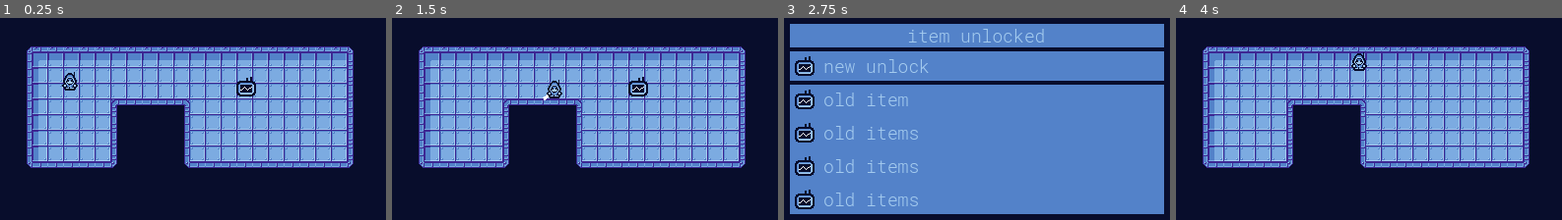
Above: before the commit, frames 1-4 (left to right).
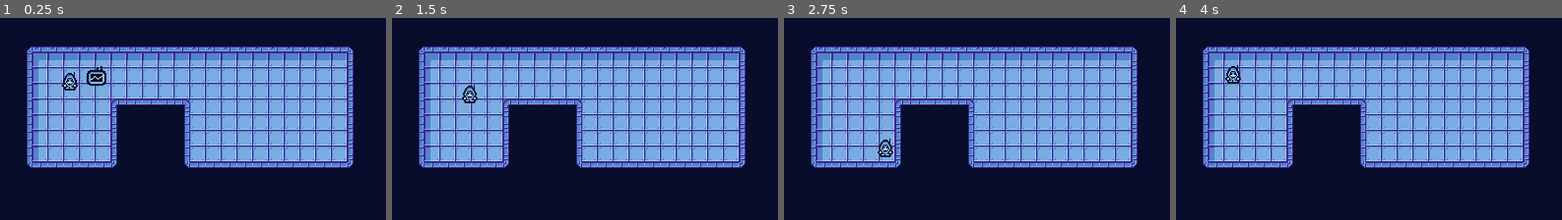
Above: after the commit, the same moments.

Repository: tygutowski/devlup-justpickone
Game: Godot game, scene res://Scenes/Game.tscn
Same seed, same stepped clock (60 frames per second), same inputs: the game is played once before the commit and once after it.
Inputs (mouse positions are in pixels of both pictures, inside the frame that each line leads up to):
- Up to frame 1 (0.25 s): no input
- Up to frame 2 (1.5 s): tap Enter at 0.5 s; move the mouse to (685, 125) at 0.52 s; press the mouse at (685, 125) at 0.53 s; hold D (right) 0.53-1.28 s; move the mouse to (488, 151) at 1.27 s; release the mouse at (488, 151) at 1.28 s; hold S (down) from 1.28 s (still down); click (488, 151) at 1.35 s
- Up to frame 3 (2.75 s): move the mouse to (1019, 78) at 2.02 s; release S (down) at 2.03 s; press the mouse at (1019, 78) at 2.03 s; hold D (right) from 2.03 s (still down)
- Up to frame 4 (4 s): move the mouse to (1341, 189) at 2.77 s; release D (right) at 2.78 s; release the mouse at (1341, 189) at 2.78 s; hold W (up) 2.78-3.53 s; click (1341, 189) at 2.85 s; move the mouse to (1507, 177) at 3.52 s; press the mouse at (1507, 177) at 3.53 s; hold A (left) from 3.53 s (still down)

The runs differ from the first frame. In frame 1, 0.7% of the frame differs, in the area x 22-67%, y 23-39%; in frame 2, 0.9%; in frame 3, 80%, in the area x 1-99%, y 2-98%; in frame 4, 0.5%.

Commit message:
Upgrade menu working

Diff:
--- a/Scenes/Game.tscn
+++ b/Scenes/Game.tscn
@@ -116,4 +116,4 @@
 position = Vector2(118, 78)
 
 [node name="Pickup" parent="." instance=ExtResource("3_vwyqw")]
-position = Vector2(297, 85)
+position = Vector2(145, 74)
--- a/Scenes/UpgradeScreen.tscn
+++ b/Scenes/UpgradeScreen.tscn
@@ -1,7 +1,6 @@
-[gd_scene load_steps=6 format=3 uid="uid://dd4hvtvnsxvl0"]
+[gd_scene load_steps=7 format=3 uid="uid://dd4hvtvnsxvl0"]
 
 [ext_resource type="Script" path="res://Scripts/UpgradeScreen.gd" id="1_jj3vp"]
-[ext_resource type="Texture2D" uid="uid://c82fdaispcl06" path="res://Sprites/upgrade.png" id="1_um126"]
 [ext_resource type="FontFile" uid="uid://cskt8i7smjrse" path="res://Resources/RobotoMono-Light.ttf" id="2_r0jbo"]
 
 [sub_resource type="StyleBoxFlat" id="StyleBoxFlat_0abal"]
@@ -9,6 +8,14 @@
 
 [sub_resource type="StyleBoxFlat" id="StyleBoxFlat_48kwd"]
 bg_color = Color(0.32549, 0.509804, 0.788235, 1)
+
+[sub_resource type="Texture2D" id="Texture2D_3khui"]
+resource_local_to_scene = false
+resource_name = ""
+
+[sub_resource type="Texture2D" id="Texture2D_qoqxu"]
+resource_local_to_scene = false
+resource_name = ""
 
 [node name="CanvasLayer" type="CanvasLayer"]
 script = ExtResource("1_jj3vp")
@@ -50,76 +57,35 @@
 
 [node name="Label" type="Label" parent="PanelContainer/MarginContainer/VBoxContainer/PanelContainer3/HBoxContainer"]
 layout_mode = 2
-offset_left = 119.0
-offset_right = 260.0
+offset_left = 103.0
+offset_right = 276.0
 offset_bottom = 27.0
 theme_override_colors/font_color = Color(0.647059, 0.8, 0.937255, 1)
 theme_override_fonts/font = ExtResource("2_r0jbo")
 theme_override_font_sizes/font_size = 18
-text = "item unlocked"
+text = "Pick an upgrade!"
 
-[node name="PanelContainer2" type="PanelContainer" parent="PanelContainer/MarginContainer/VBoxContainer"]
+[node name="PanelContainer" type="PanelContainer" parent="PanelContainer/MarginContainer/VBoxContainer"]
 layout_mode = 2
 offset_top = 31.0
 offset_right = 380.0
-offset_bottom = 61.0
-theme_override_styles/panel = SubResource("StyleBoxFlat_48kwd")
-
-[node name="HBoxContainer2" type="HBoxContainer" parent="PanelContainer/MarginContainer/VBoxContainer/PanelContainer2"]
-layout_mode = 2
-offset_right = 380.0
-offset_bottom = 30.0
-
-[node name="MarginContainer" type="MarginContainer" parent="PanelContainer/MarginContainer/VBoxContainer/PanelContainer2/HBoxContainer2"]
-layout_mode = 2
-offset_right = 30.0
-offset_bottom = 30.0
-theme_override_constants/margin_left = 5
-theme_override_constants/margin_top = 5
-theme_override_constants/margin_right = 5
-theme_override_constants/margin_bottom = 5
-
-[node name="TextureRect" type="TextureRect" parent="PanelContainer/MarginContainer/VBoxContainer/PanelContainer2/HBoxContainer2/MarginContainer"]
-texture_filter = 1
-layout_mode = 2
-offset_left = 5.0
-offset_top = 5.0
-offset_right = 25.0
-offset_bottom = 25.0
-texture = ExtResource("1_um126")
-
-[node name="Label" type="Label" parent="PanelContainer/MarginContainer/VBoxContainer/PanelContainer2/HBoxContainer2"]
-layout_mode = 2
-offset_left = 34.0
-offset_top = 1.0
-offset_right = 142.0
-offset_bottom = 28.0
-theme_override_colors/font_color = Color(0.647059, 0.8, 0.937255, 1)
-theme_override_fonts/font = ExtResource("2_r0jbo")
-theme_override_font_sizes/font_size = 18
-text = "new unlock"
-
-[node name="PanelContainer" type="PanelContainer" parent="PanelContainer/MarginContainer/VBoxContainer"]
-layout_mode = 2
-offset_top = 65.0
-offset_right = 380.0
-offset_bottom = 197.0
+offset_bottom = 114.0
 theme_override_styles/panel = SubResource("StyleBoxFlat_48kwd")
 
 [node name="VBoxContainer" type="VBoxContainer" parent="PanelContainer/MarginContainer/VBoxContainer/PanelContainer"]
 layout_mode = 2
 offset_right = 380.0
-offset_bottom = 132.0
+offset_bottom = 83.0
 
 [node name="HBoxContainer3" type="HBoxContainer" parent="PanelContainer/MarginContainer/VBoxContainer/PanelContainer/VBoxContainer"]
 layout_mode = 2
 offset_right = 380.0
-offset_bottom = 30.0
+offset_bottom = 25.0
 
 [node name="MarginContainer" type="MarginContainer" parent="PanelContainer/MarginContainer/VBoxContainer/PanelContainer/VBoxContainer/HBoxContainer3"]
 layout_mode = 2
-offset_right = 30.0
-offset_bottom = 30.0
+offset_right = 10.0
+offset_bottom = 25.0
 theme_override_constants/margin_left = 5
 theme_override_constants/margin_top = 5
 theme_override_constants/margin_right = 5
@@ -130,31 +96,30 @@
 layout_mode = 2
 offset_left = 5.0
 offset_top = 5.0
-offset_right = 25.0
-offset_bottom = 25.0
-texture = ExtResource("1_um126")
+offset_right = 5.0
+offset_bottom = 20.0
+texture = SubResource("Texture2D_3khui")
 
 [node name="Label" type="Label" parent="PanelContainer/MarginContainer/VBoxContainer/PanelContainer/VBoxContainer/HBoxContainer3"]
 layout_mode = 2
-offset_left = 34.0
-offset_top = 1.0
-offset_right = 121.0
-offset_bottom = 28.0
+offset_left = 14.0
+offset_right = 101.0
+offset_bottom = 25.0
 theme_override_colors/font_color = Color(0.647059, 0.8, 0.937255, 1)
 theme_override_fonts/font = ExtResource("2_r0jbo")
-theme_override_font_sizes/font_size = 18
-text = "old item"
+theme_override_font_sizes/font_size = 16
+text = "upgrade_1"
 
 [node name="HBoxContainer4" type="HBoxContainer" parent="PanelContainer/MarginContainer/VBoxContainer/PanelContainer/VBoxContainer"]
 layout_mode = 2
-offset_top = 34.0
+offset_top = 29.0
 offset_right = 380.0
-offset_bottom = 64.0
+offset_bottom = 54.0
 
 [node name="MarginContainer2" type="MarginContainer" parent="PanelContainer/MarginContainer/VBoxContainer/PanelContainer/VBoxContainer/HBoxContainer4"]
 layout_mode = 2
-offset_right = 30.0
-offset_bottom = 30.0
+offset_right = 10.0
+offset_bottom = 25.0
 theme_override_constants/margin_left = 5
 theme_override_constants/margin_top = 5
 theme_override_constants/margin_right = 5
@@ -165,32 +130,30 @@
 layout_mode = 2
 offset_left = 5.0
 offset_top = 5.0
-offset_right = 25.0
-offset_bottom = 25.0
-texture = ExtResource("1_um126")
+offset_right = 5.0
+offset_bottom = 20.0
+texture = SubResource("Texture2D_qoqxu")
 
 [node name="Label" type="Label" parent="PanelContainer/MarginContainer/VBoxContainer/PanelContainer/VBoxContainer/HBoxContainer4"]
 layout_mode = 2
-offset_left = 34.0
-offset_top = 1.0
-offset_right = 132.0
-offset_bottom = 28.0
+offset_left = 14.0
+offset_right = 101.0
+offset_bottom = 25.0
 theme_override_colors/font_color = Color(0.647059, 0.8, 0.937255, 1)
 theme_override_fonts/font = ExtResource("2_r0jbo")
-theme_override_font_sizes/font_size = 18
-text = "old items
-"
+theme_override_font_sizes/font_size = 16
+text = "upgrade_2"
 
 [node name="HBoxContainer5" type="HBoxContainer" parent="PanelContainer/MarginContainer/VBoxContainer/PanelContainer/VBoxContainer"]
 layout_mode = 2
-offset_top = 68.0
+offset_top = 58.0
 offset_right = 380.0
-offset_bottom = 98.0
+offset_bottom = 83.0
 
 [node name="MarginContainer2" type="MarginContainer" parent="PanelContainer/MarginContainer/VBoxContainer/PanelContainer/VBoxContainer/HBoxContainer5"]
 layout_mode = 2
-offset_right = 30.0
-offset_bottom = 30.0
+offset_right = 10.0
+offset_bottom = 25.0
 theme_override_constants/margin_left = 5
 theme_override_constants/margin_top = 5
 theme_override_constants/margin_right = 5
@@ -201,57 +164,19 @@
 layout_mode = 2
 offset_left = 5.0
 offset_top = 5.0
-offset_right = 25.0
-offset_bottom = 25.0
-texture = ExtResource("1_um126")
+offset_right = 5.0
+offset_bottom = 20.0
+texture = SubResource("Texture2D_3khui")
 
 [node name="Label" type="Label" parent="PanelContainer/MarginContainer/VBoxContainer/PanelContainer/VBoxContainer/HBoxContainer5"]
 layout_mode = 2
-offset_left = 34.0
-offset_top = 1.0
-offset_right = 132.0
-offset_bottom = 28.0
+offset_left = 14.0
+offset_right = 101.0
+offset_bottom = 25.0
 theme_override_colors/font_color = Color(0.647059, 0.8, 0.937255, 1)
 theme_override_fonts/font = ExtResource("2_r0jbo")
-theme_override_font_sizes/font_size = 18
-text = "old items
-"
-
-[node name="HBoxContainer6" type="HBoxContainer" parent="PanelContainer/MarginContainer/VBoxContainer/PanelContainer/VBoxContainer"]
-layout_mode = 2
-offset_top = 102.0
-offset_right = 380.0
-offset_bottom = 132.0
-
-[node name="MarginContainer4" type="MarginContainer" parent="PanelContainer/MarginContainer/VBoxContainer/PanelContainer/VBoxContainer/HBoxContainer6"]
-layout_mode = 2
-offset_right = 30.0
-offset_bottom = 30.0
-theme_override_constants/margin_left = 5
-theme_override_constants/margin_top = 5
-theme_override_constants/margin_right = 5
-theme_override_constants/margin_bottom = 5
-
-[node name="TextureRect" type="TextureRect" parent="PanelContainer/MarginContainer/VBoxContainer/PanelContainer/VBoxContainer/HBoxContainer6/MarginContainer4"]
-texture_filter = 1
-layout_mode = 2
-offset_left = 5.0
-offset_top = 5.0
-offset_right = 25.0
-offset_bottom = 25.0
-texture = ExtResource("1_um126")
-
-[node name="Label" type="Label" parent="PanelContainer/MarginContainer/VBoxContainer/PanelContainer/VBoxContainer/HBoxContainer6"]
-layout_mode = 2
-offset_left = 34.0
-offset_top = 1.0
-offset_right = 132.0
-offset_bottom = 28.0
-theme_override_colors/font_color = Color(0.647059, 0.8, 0.937255, 1)
-theme_override_fonts/font = ExtResource("2_r0jbo")
-theme_override_font_sizes/font_size = 18
-text = "old items
-"
+theme_override_font_sizes/font_size = 16
+text = "upgrade_3"
 
 [connection signal="mouse_entered" from="PanelContainer/MarginContainer/VBoxContainer/PanelContainer/VBoxContainer/HBoxContainer3" to="." method="_on_h_box_container_3_mouse_entered"]
 [connection signal="mouse_exited" from="PanelContainer/MarginContainer/VBoxContainer/PanelContainer/VBoxContainer/HBoxContainer3" to="." method="_on_h_box_container_3_mouse_exited"]
@@ -259,5 +184,3 @@
 [connection signal="mouse_exited" from="PanelContainer/MarginContainer/VBoxContainer/PanelContainer/VBoxContainer/HBoxContainer4" to="." method="_on_h_box_container_4_mouse_exited"]
 [connection signal="mouse_entered" from="PanelContainer/MarginContainer/VBoxContainer/PanelContainer/VBoxContainer/HBoxContainer5" to="." method="_on_h_box_container_5_mouse_entered"]
 [connection signal="mouse_exited" from="PanelContainer/MarginContainer/VBoxContainer/PanelContainer/VBoxContainer/HBoxContainer5" to="." method="_on_h_box_container_5_mouse_exited"]
-[connection signal="mouse_entered" from="PanelContainer/MarginContainer/VBoxContainer/PanelContainer/VBoxContainer/HBoxContainer6" to="." method="_on_h_box_container_6_mouse_entered"]
-[connection signal="mouse_exited" from="PanelContainer/MarginContainer/VBoxContainer/PanelContainer/VBoxContainer/HBoxContainer6" to="." method="_on_h_box_container_6_mouse_exited"]
--- a/Scripts/Player.gd
+++ b/Scripts/Player.gd
@@ -57,7 +57,7 @@
 		upgr.pickup()
 
 func _ready():
-	generate_upgrades()
+	#generate_upgrades()
 	set_animation("idle_or_walking", 0)
 	set_animation("direction", 1)
 
@@ -122,8 +122,8 @@
 	ray.get_node("Line2d").add_point(ray.get_node("RayCast2d").global_position)
 	ray.get_node("Line2d").add_point(ray.get_node("RayCast2d").get_collision_point())
 
-	for upgrade in upgrades:
-		if upgrade.explosive_shot:
+	for u in upgrades:
+		if u.explosive_shot:
 			var expl = load("res://Scenes/Explosion.tscn").instantiate()
 			expl.global_position = ray.get_node("RayCast2d").get_collision_point()
 			game.add_child(expl)
--- a/Scripts/Upgrade.gd
+++ b/Scripts/Upgrade.gd
@@ -86,24 +86,48 @@
 
 func get_sprite():
 	if speed_up:
-		return load("res://Sprites/Icons/speed_up.png")
+		return ("res://Sprites/Icons/speed_up.png")
 	elif reload_up:
-		return load("res://Sprites/Icons/reload_up.png")
+		return ("res://Sprites/Icons/reload_up.png")
 	elif richochet_twice:
-		return load("res://Sprites/Icons/richochet_twice.png")
+		return ("res://Sprites/Icons/ricochet_twice.png")
 	elif double_shot:
-		return load("res://Sprites/Icons/double_shot.png")
+		return ("res://Sprites/Icons/double_shot.png")
 	elif explosive_shot:
-		return load("res://Sprites/Icons/explosive_shot.png")
+		return ("res://Sprites/Icons/explosive_shot.png")
 	elif exploding_kills:
-		return load("res://Sprites/Icons/exploding_kills.png")
+		return ("res://Sprites/Icons/exploding_kills.png")
 	elif reload_halved:
-		return load("res://Sprites/Icons/reload_halved.png")
+		return ("res://Sprites/Icons/reload_halved.png")
 	elif shot_speed_up:
-		return load("res://Sprites/Icons/shot_speed_up.png")
+		return ("res://Sprites/Icons/shot_speed_up.png")
 	elif ammo_up_three:
-		return load("res://Sprites/Icons/ammo_up_three.png")
+		return ("res://Sprites/Icons/ammo_up_three.png")
 	elif higher_damage:
-		return load("res://Sprites/Icons/higher_damage.png")
+		return ("res://Sprites/Icons/higher_damage.png")
 	elif piercing_once:
-		return load("res://Sprites/Icons/piercing_once.png")
+		return ("res://Sprites/Icons/piercing_once.png")
+
+func get_name():
+	if speed_up:
+		return "Speed up"
+	elif reload_up:
+		return "Shorter reload speed"
+	elif richochet_twice:
+		return "Bullets ricochet twice"
+	elif double_shot:
+		return "Shoot two projectiles at once"
+	elif explosive_shot:
+		return "Bullets explode upon impact"
+	elif exploding_kills:
+		return "Enemies explode upon death"
+	elif reload_halved:
+		return "Reload time halved"
+	elif shot_speed_up:
+		return "Shorter time between shots"
+	elif ammo_up_three:
+		return "Increase max ammo by three"
+	elif higher_damage:
+		return "Increase damage"
+	elif piercing_once:
+		return "Bullets pierce one additional enemy"
--- a/Scripts/UpgradeScreen.gd
+++ b/Scripts/UpgradeScreen.gd
@@ -8,10 +8,14 @@
 
 @onready var upgrades = get_tree().get_nodes_in_group("player")[0].upgrades
 
+var item1
+var item2
+var item3
+
 var upgr
 
 func generate_new_item():
-	var random_number = randi_range(0,11)
+	var random_number = randi_range(1,11)
 	var dir = load("res://Resources/Upgrade.tres")
 	upgr = dir.duplicate()
 	match random_number:
@@ -37,17 +41,40 @@
 			upgr.higher_damage = true
 		11:
 			upgr.piercing_once = true
-	upgrades.append(upgr)
-	upgr.player = get_tree().get_nodes_in_group("player")[0]
+	return upgr
+func _ready():
+	item1 = generate_new_item()
+	item2 = generate_new_item()
+	item3 = generate_new_item()
+	$PanelContainer/MarginContainer/VBoxContainer/PanelContainer/VBoxContainer/HBoxContainer3/Label.text = item1.get_name()
+	$PanelContainer/MarginContainer/VBoxContainer/PanelContainer/VBoxContainer/HBoxContainer4/Label.text = item2.get_name()
+	$PanelContainer/MarginContainer/VBoxContainer/PanelContainer/VBoxContainer/HBoxContainer5/Label.text = item3.get_name()
 
-func _ready():
-	generate_new_item()
-	#update_sprites()
+	$PanelContainer/MarginContainer/VBoxContainer/PanelContainer/VBoxContainer/HBoxContainer3/MarginContainer/TextureRect.texture = load(item1.get_sprite())
+	$PanelContainer/MarginContainer/VBoxContainer/PanelContainer/VBoxContainer/HBoxContainer4/MarginContainer2/TextureRect.texture = load(item2.get_sprite())
+	$PanelContainer/MarginContainer/VBoxContainer/PanelContainer/VBoxContainer/HBoxContainer5/MarginContainer2/TextureRect.texture = load(item3.get_sprite())
 
-func delete(item_slot):
-	upgr.pickup()
-	upgrades[item_slot].drop()
-	upgrades[item_slot] = upgr
+
+func pick_item(item_slot):
+	var new_item
+	if item_slot == 0:
+		new_item = item1
+		give_boss(item2)
+		give_boss(item3)
+	elif item_slot == 1:
+		new_item = item2
+		give_boss(item3)
+		give_boss(item1)
+	elif item_slot == 2:
+		new_item = item3
+		give_boss(item2)
+		give_boss(item1)
+	# add to upgrades list
+	upgrades.append(new_item)
+	new_item.player = get_tree().get_nodes_in_group("player")[0]
+
+	# give player stats
+	new_item.pickup()
 	get_tree().get_nodes_in_group("game")[0].set_physics_process(true)
 	get_tree().get_nodes_in_group("player")[0].exit_menu()
 	queue_free()
@@ -56,16 +83,16 @@
 	if event.is_action_pressed("shoot"):
 		if b1mi:
 			# swap upgrade for 1st slot
-			delete(0)
+			pick_item(0)
 		if b2mi:
 			# swap upgrade for 1st slot
-			delete(1)
+			pick_item(1)
 		if b3mi:
 			# swap upgrade for 1st slot
-			delete(2)
+			pick_item(2)
 		if b4mi:
 			# swap upgrade for 1st slot
-			delete(3)
+			pick_item(3)
 
 func _on_h_box_container_3_mouse_entered():
 	b1mi = true
@@ -95,3 +122,6 @@
 
 func _on_h_box_container_6_mouse_exited():
 	b4mi = false
+
+func give_boss(item):
+	print("Giving boss: " + str(item.get_name()))
Binary file added: Gifs/example-2.gif
Not shown, changed: Sprites/Icons/ammo_up_three.png.import
Not shown, changed: Sprites/Icons/double_shot.png.import
Not shown, changed: Sprites/Icons/exploding_kills.png.import
Not shown, changed: Sprites/Icons/explosive_shot.png.import
Not shown, changed: Sprites/Icons/higher_damage.png.import
Not shown, changed: Sprites/Icons/piercing_once.png.import
Not shown, changed: Sprites/Icons/reload_halved.png.import
Not shown, changed: Sprites/Icons/reload_up.png.import
Not shown, changed: Sprites/Icons/ricochet_twice.png.import
Not shown, changed: Sprites/Icons/shot_speed_up.png.import
Not shown, changed: Sprites/Icons/speed_up.png.import
